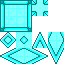
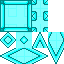
Layer changes from the first 64 x 64 image to the second:
added layer "Pasted Layer" above "Background" over [5, 0, 48, 32]
